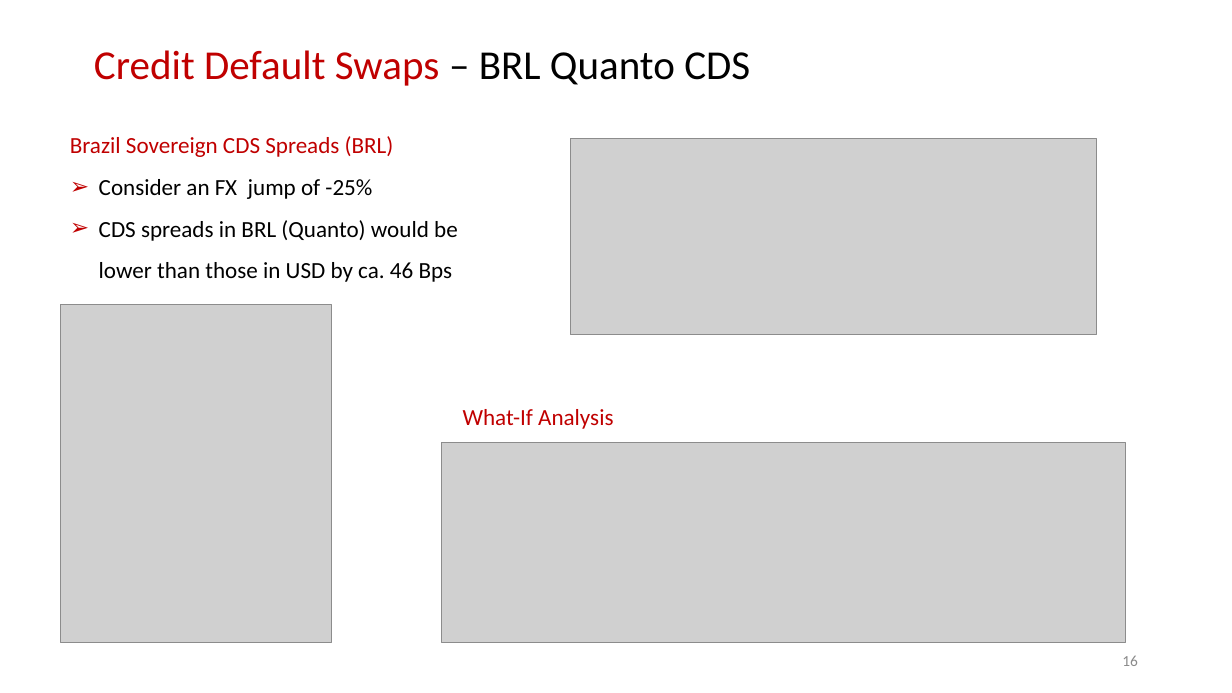
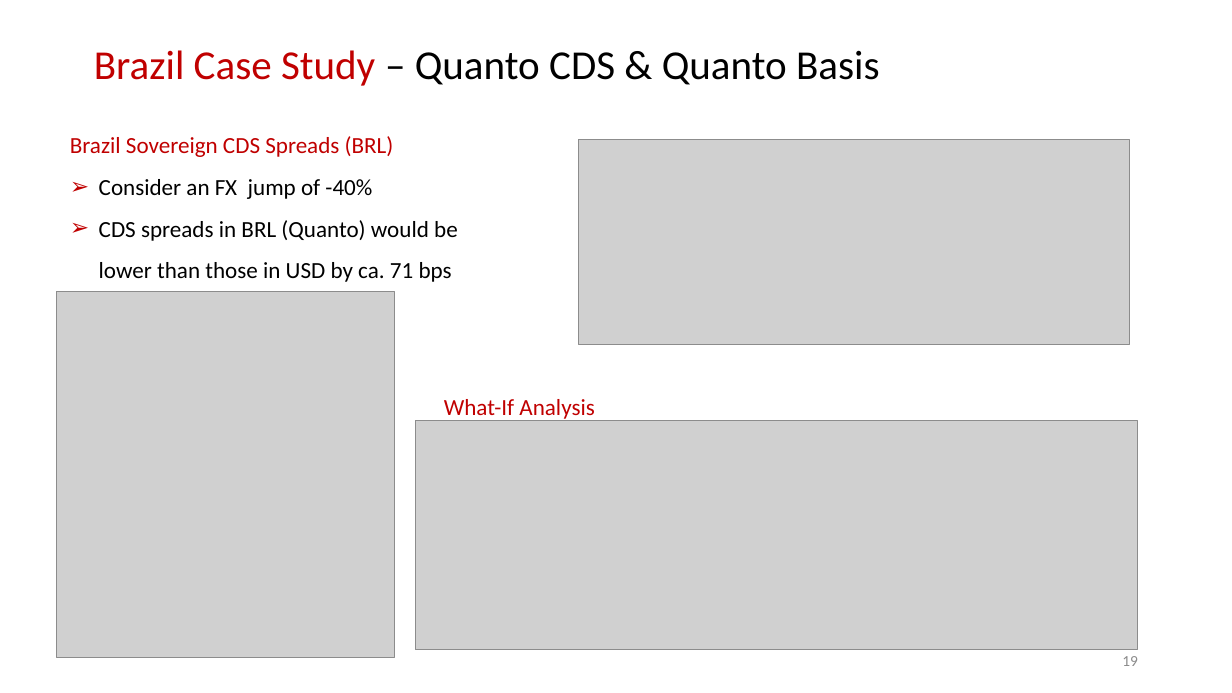
Before and after one commit to nburgessx/QuantResearch, a slide deck: slide 20 of Quanto CDS/Quanto CDS Pricing, Theory & Practice.pptx (slide 17 before the commit). Drawn at 1232x693 pixels with LibreOffice and Linux fonts; fonts in the diff are those of the drawing; grey boxes stand for pictures. Boxes give left, top, right and bottom in pixels: in the first picture for what was removed or moved away, otherwise in the second. Text is boxed around its words. In the diff, an @@ line names an element or a change of style, - is before the commit and + after.

Commit message:
Updated Quant CDS Research

```diff
--- a/Quanto CDS/Quanto CDS Pricing, Theory & Practice.pptx
+++ b/Quanto CDS/Quanto CDS Pricing, Theory & Practice.pptx
@@ title at bbox=[94, 50, 879, 86]: text changed; text colour #C00000 to #000000 @@
-Credit Default Swaps – BRL Quanto CDS
+Brazil Case Study – Quanto CDS & Quanto Basis
@@ picture: place and size @@
-picture at bbox=[570, 139, 1097, 335]
+picture at bbox=[579, 140, 1130, 345]
@@ text at bbox=[99, 179, 458, 282]: text changed @@
-➢ Consider an FX jump of -25%
-➢ CDS spreads in BRL (Quanto) would be lower than those in USD by ca. 46 Bps
+➢ Consider an FX jump of -40%
+➢ CDS spreads in BRL (Quanto) would be lower than those in USD by ca. 71 bps
@@ picture: place and size @@
-picture at bbox=[61, 305, 332, 642]
+picture at bbox=[56, 291, 395, 657]
@@ text "What-If Analysis": place and size @@
-text "What-If Analysis" at bbox=[463, 409, 613, 429]
+text "What-If Analysis" at bbox=[444, 399, 594, 421]
@@ picture: place and size @@
-picture at bbox=[442, 442, 1125, 642]
+picture at bbox=[415, 421, 1137, 650]
@@ page number at bbox=[1122, 656, 1138, 666]: text changed @@
-16
+19
```
Also in this commit, not shown: 13 other slides changed, 6 slides added, 10 other files.
